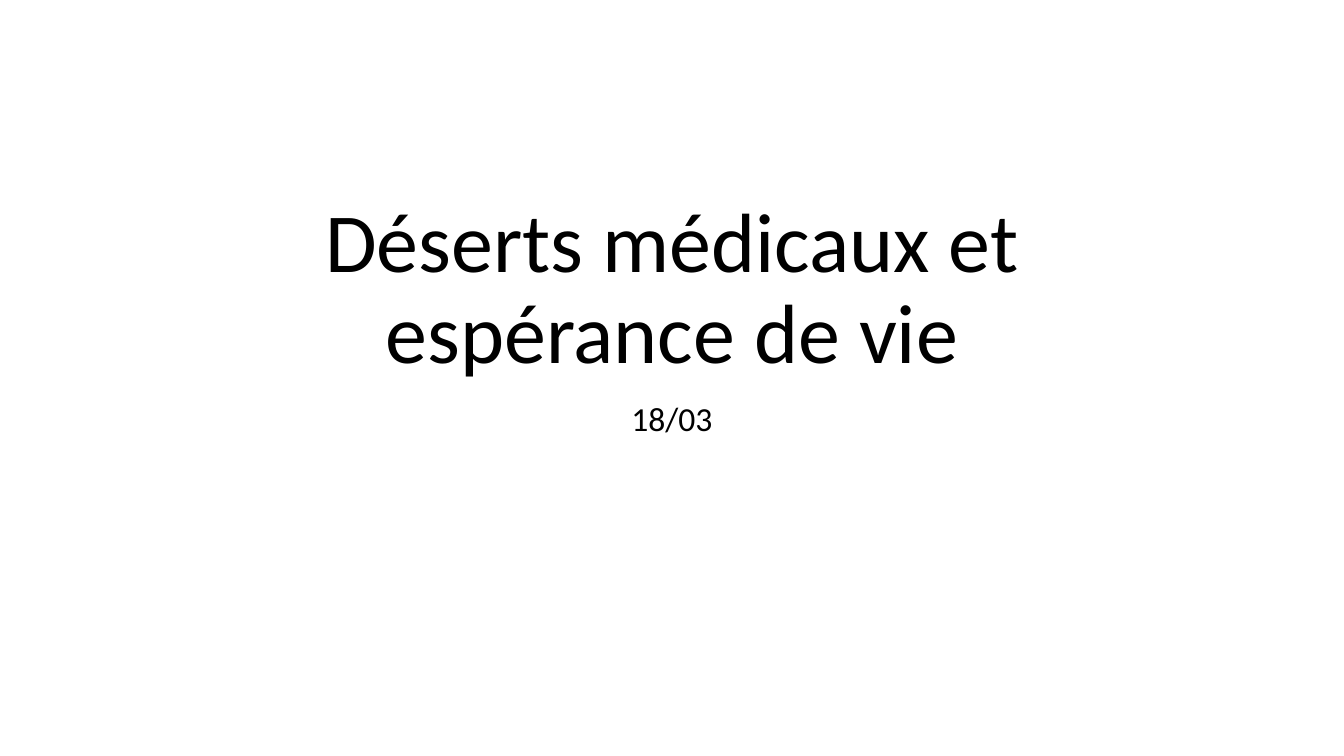
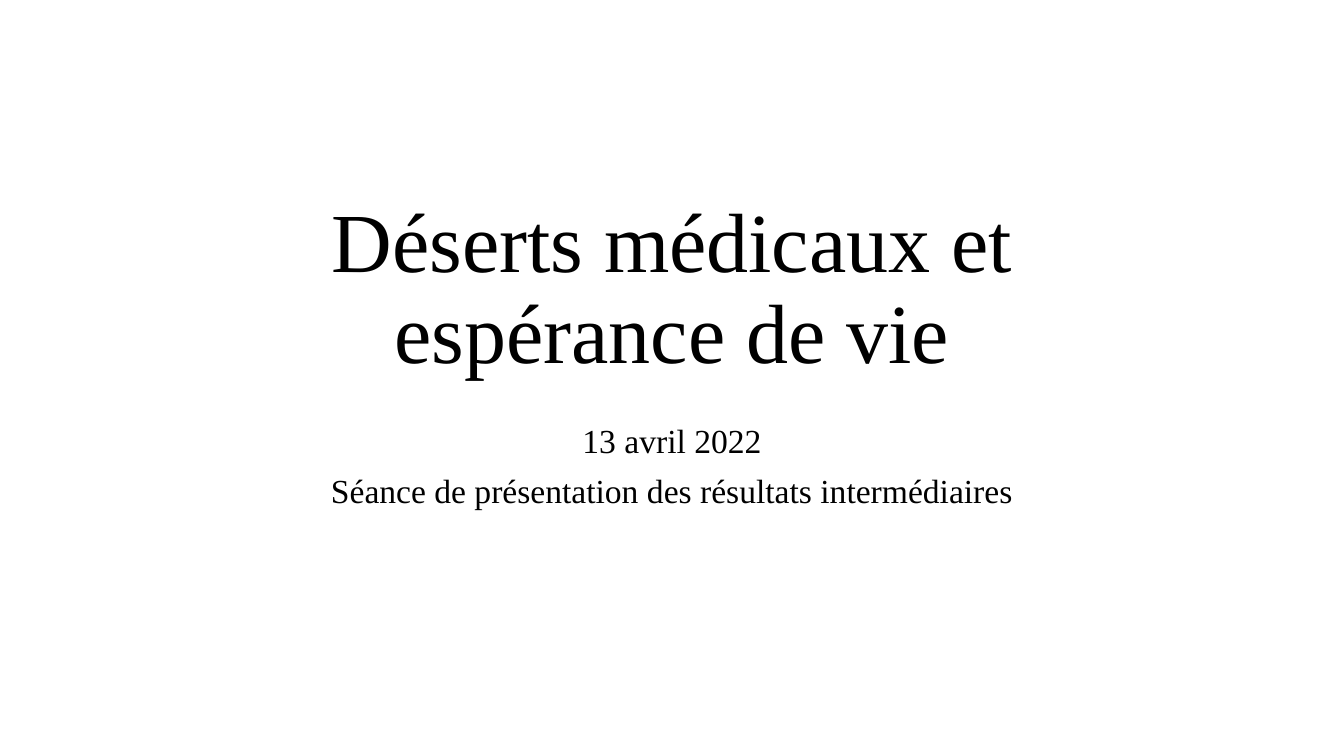
Before and after one commit to mchabaud/Project-DSSS, a slide deck: slide 1 of Presentation_13_04_22.pptx. Drawn at 1344x756 pixels with LibreOffice and Linux fonts; fonts in the diff are those of the drawing. Boxes give left, top, right and bottom in pixels: in the first picture for what was removed or moved away, otherwise in the second. Text is boxed around its words. In the diff, an @@ line names an element or a change of style, - is before the commit and + after.

```diff
--- a/Presentation_13_04_22.pptx
+++ b/Presentation_13_04_22.pptx
@@ title "Déserts médicaux et espérance de ..." at (331, 213, 1011, 379): font Calibri to Times New Roman @@
@@ subtitle removed at (631, 407, 712, 433) @@
-18/03
@@ subtitle added at (331, 429, 1012, 510), 24 pt, text #000000 @@
+13 avril 2022
+Séance de présentation des résultats intermédiaires
```
Also in this commit, not shown: 10 other slides changed, 5 slides added, 8 slides removed.
